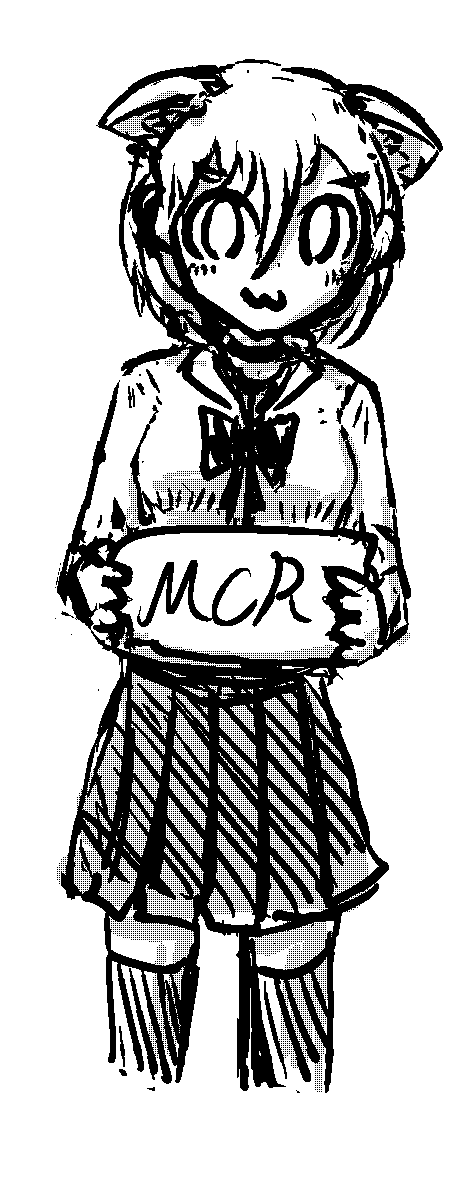
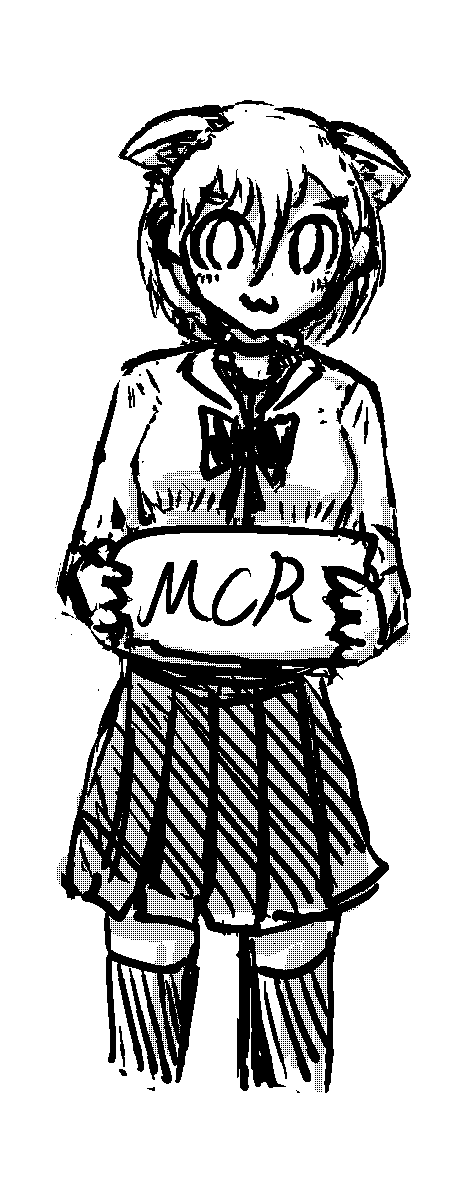
Layer changes from the first 460 x 1186 image to the second:
added group "normal" with 3 layers over [left=96, top=100, right=443, bottom=390]
moved "レイヤー 3" into group "normal", painted on it over [left=96, top=91, right=422, bottom=390]
moved "レイヤー 2" into group "normal", painted on it over [left=96, top=59, right=443, bottom=390]
moved "レイヤー 1" into group "normal", painted on it over [left=96, top=59, right=443, bottom=390]
